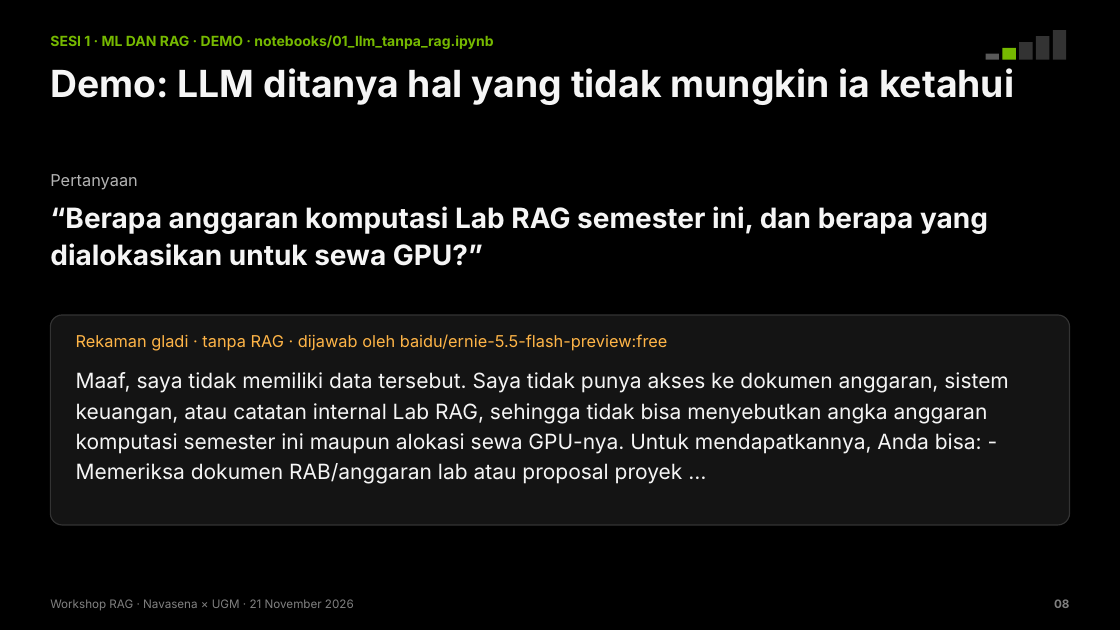
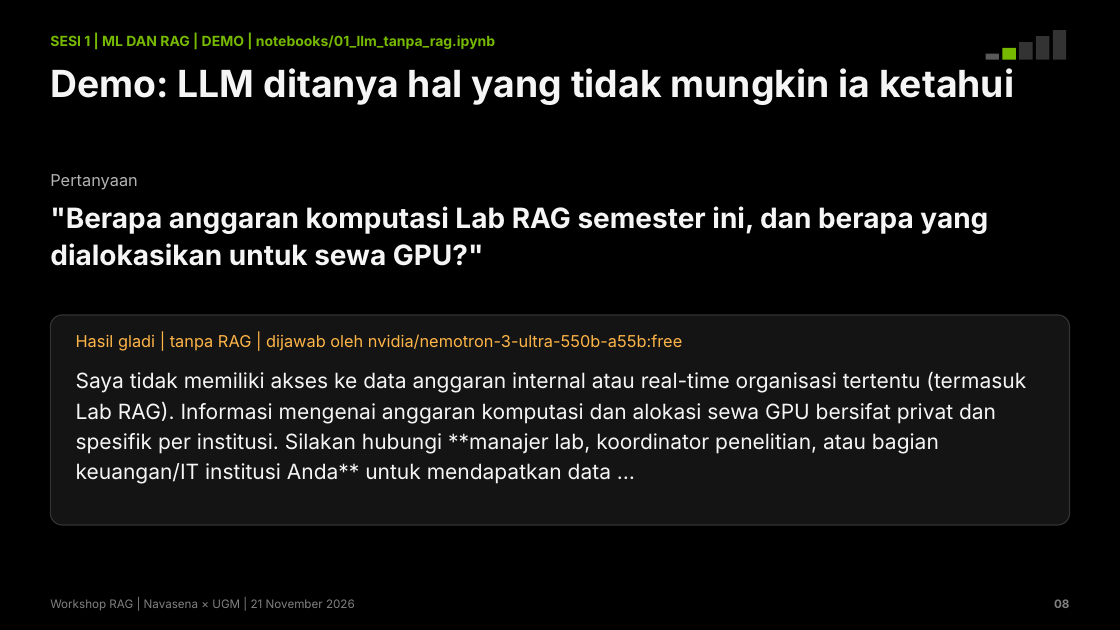
Before and after one commit to chmdznr/navasena-ugm-rag-workshop, a slide deck: slide 8 of slides/dist/Navasena_UGM_Workshop_RAG.pptx. Drawn at 1120x630 pixels with LibreOffice and Linux fonts; fonts in the diff are those of the drawing. Boxes give left, top, right and bottom in pixels: in the first picture for what was removed or moved away, otherwise in the second. Text is boxed around its words. In the diff, an @@ line names an element or a change of style, - is before the commit and + after.

Commit message:
Rapikan bahasa: istilah engineering yang lazim, tanpa terjemahan paksa
- knowledge base, guardrail, email, query, threshold, standar deviasi,
  masking, API key, role, end-to-end menggantikan terjemahan yang kaku
- Judul slide tidak lagi berpola 'X, bukan Y' dan 'tiga ...'
- Tanda baca dibersihkan (titik tengah, em-dash, kutip miring)
- Ingest berjalan dalam satu transaksi supaya aplikasi yang sedang jalan
  tidak melihat data setengah jadi
- Deck dan notebook dibangun ulang dengan hasil gladi terbaru

```diff
--- a/slides/dist/Navasena_UGM_Workshop_RAG.pptx
+++ b/slides/dist/Navasena_UGM_Workshop_RAG.pptx
@@ text at [50, 35, 495, 49]: text changed @@
-SESI 1 · ML DAN RAG · DEMO · notebooks/01_llm_tanpa_rag.ipynb
+SESI 1 | ML DAN RAG | DEMO | notebooks/01_llm_tanpa_rag.ipynb
@@ text at [50, 206, 988, 266]: text changed @@
-“Berapa anggaran komputasi Lab RAG semester ini, dan berapa yang dialokasikan untuk sewa GPU?”
+"Berapa anggaran komputasi Lab RAG semester ini, dan berapa yang dialokasikan untuk sewa GPU?"
@@ text at [76, 334, 682, 351]: text changed @@
-Rekaman gladi · tanpa RAG · dijawab oleh baidu/ernie-5.5-flash-preview:free
+Hasil gladi | tanpa RAG | dijawab oleh nvidia/nemotron-3-ultra-550b-a55b:free
@@ text at [76, 371, 1026, 484]: text changed @@
-Maaf, saya tidak memiliki data tersebut. Saya tidak punya akses ke dokumen anggaran, sistem keuangan, atau catatan internal Lab RAG, sehingga tidak bisa menyebutkan angka anggaran komputasi semester ini maupun alokasi sewa GPU-nya. Untuk mendapatkannya, Anda bisa: - Memeriksa dokumen RAB/anggaran lab atau proposal proyek …
+Saya tidak memiliki akses ke data anggaran internal atau real-time organisasi tertentu (termasuk Lab RAG). Informasi mengenai anggaran komputasi dan alokasi sewa GPU bersifat privat dan spesifik per institusi. Silakan hubungi **manajer lab, koordinator penelitian, atau bagian keuangan/IT institusi Anda** untuk mendapatkan data …
@@ text at [50, 599, 355, 611]: text changed @@
-Workshop RAG · Navasena × UGM · 21 November 2026
+Workshop RAG | Navasena × UGM | 21 November 2026
```
Also in this commit, not shown: 36 other slides changed, 30 other files.
